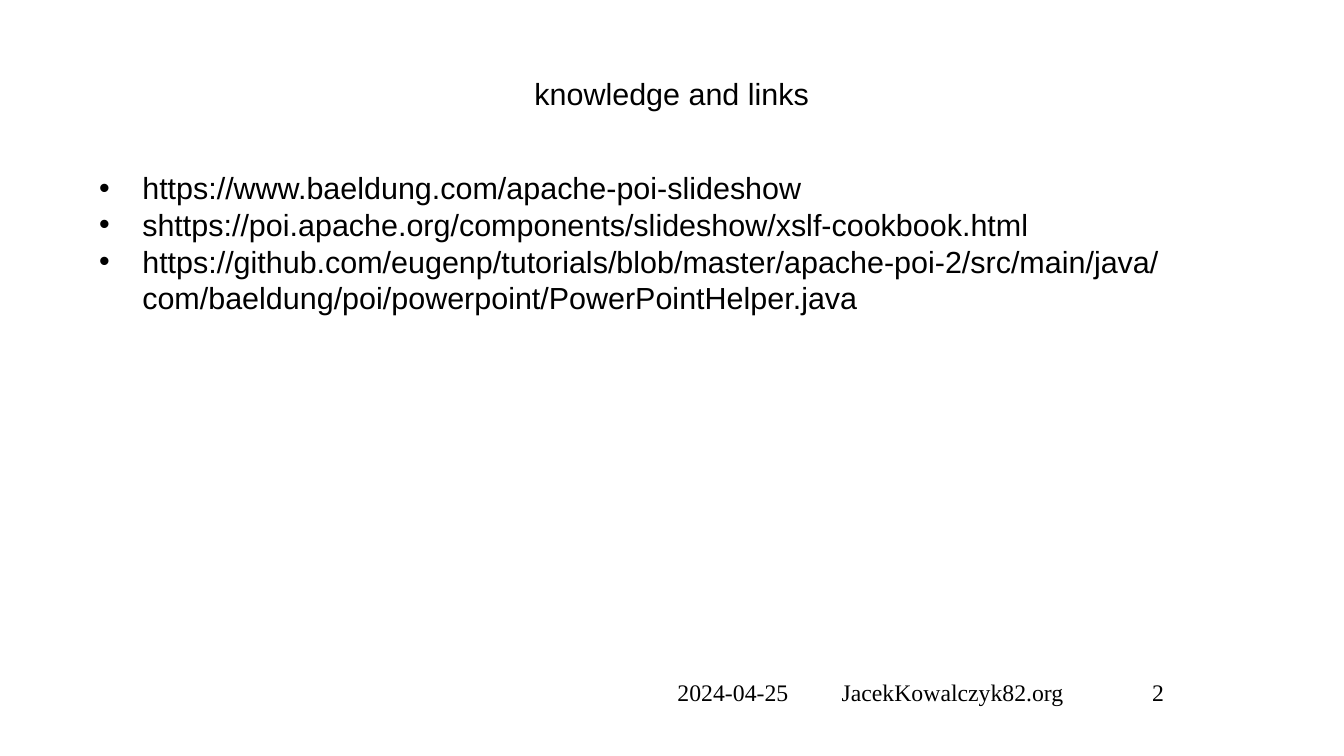
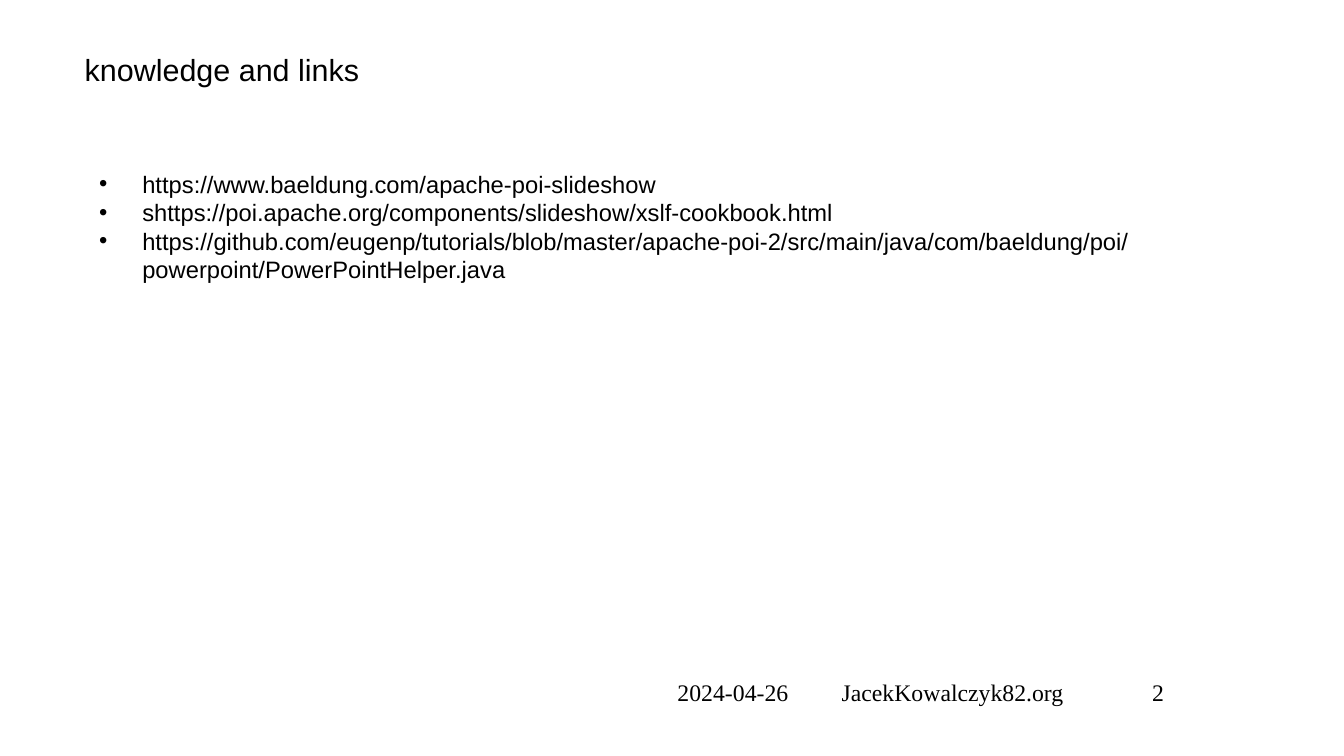
Before and after one commit to jacekkowalczyk82/code-2-present, a slide deck: slide 3 of HowTo-presentation.pptx. Drawn at 1344x756 pixels with LibreOffice and Linux fonts; fonts in the diff are those of the drawing; background and template pictures are left out. Boxes give left, top, right and bottom in pixels: in the first picture for what was removed or moved away, otherwise in the second. Text is boxed around its words. In the diff, an @@ line names an element or a change of style, - is before the commit and + after.

```diff
--- a/HowTo-presentation.pptx
+++ b/HowTo-presentation.pptx
@@ title "knowledge and links": place and size @@
-title "knowledge and links" at <box>534,83,809,111</box>
+title "knowledge and links" at <box>85,59,359,87</box>
@@ title "knowledge and links" at <box>85,59,359,87</box>: alignment centre to left; vertical alignment middle to top @@
@@ text "https://www.baeldung.com/apache-poi-slideshow" at <box>142,175,1128,283</box>: size 18 to 14 pt @@
@@ text at <box>677,684,1164,706</box>: text changed @@
-2024-04-25 JacekKowalczyk82.org 2
+2024-04-26 JacekKowalczyk82.org 2
```
Also in this commit, not shown: 7 other slides changed, 8 other files.
